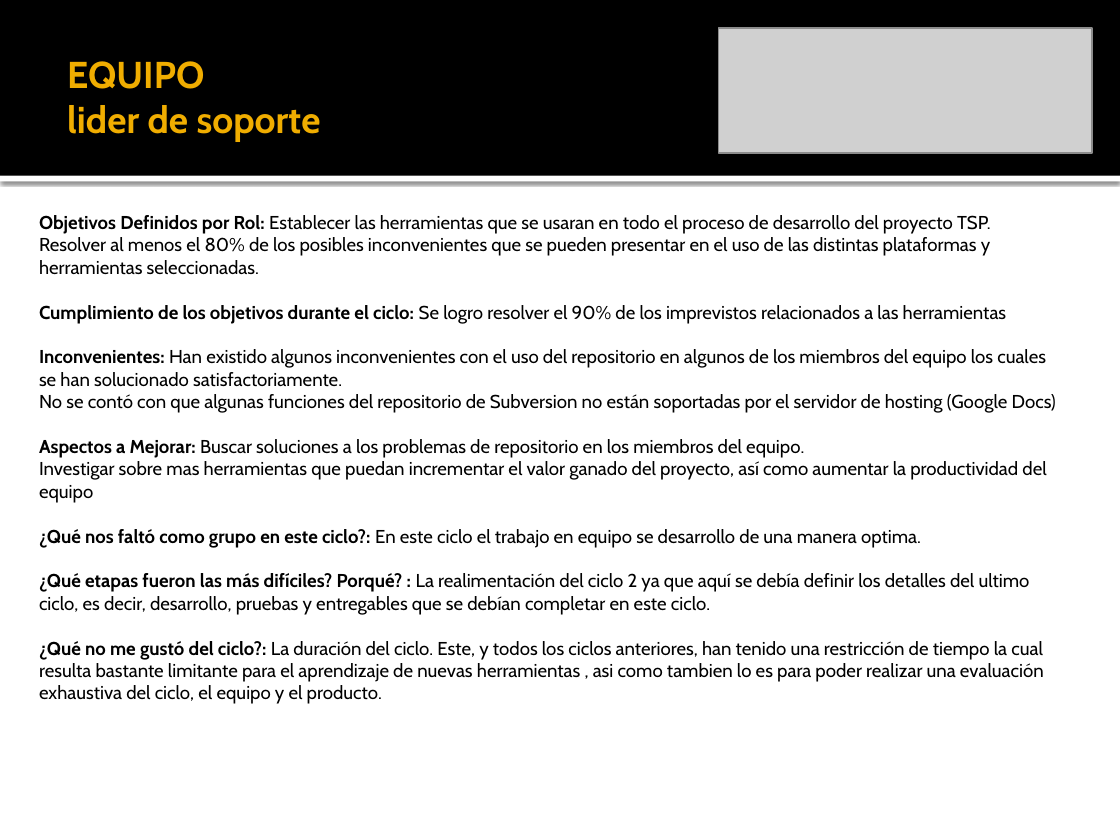
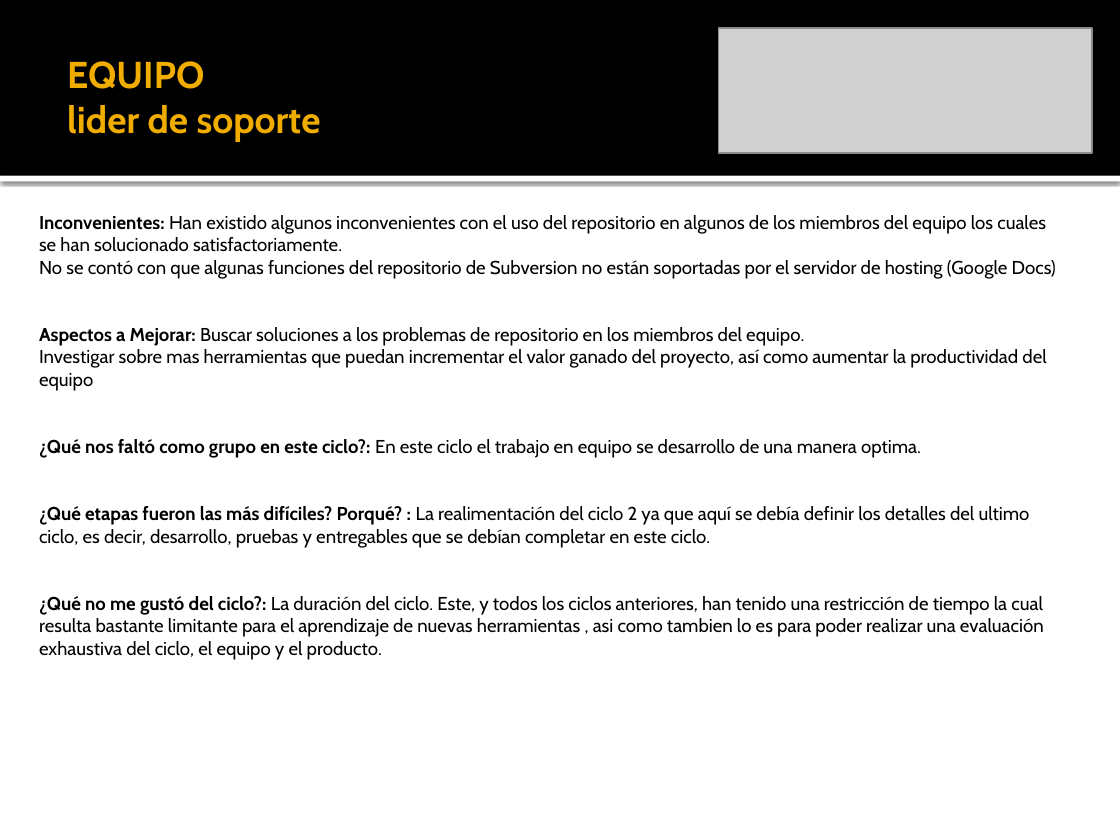
Before and after one commit to leseroth/ingenium-managment, a slide deck: slide 18 of CSOF5101 Ingeniera de Software/TSP/0330PostMortemTSPCiclo3.pptx (slide 15 before the commit). Drawn at 1120x840 pixels with LibreOffice and Linux fonts; fonts in the diff are those of the drawing; grey boxes stand for pictures. Boxes give left, top, right and bottom in pixels: in the first picture for what was removed or moved away, otherwise in the second. Text is boxed around its words. In the diff, an @@ line names an element or a change of style, - is before the commit and + after.

Commit message:
Version Final de la presentacion

```diff
--- a/CSOF5101 Ingeniera de Software/TSP/0330PostMortemTSPCiclo3.pptx
+++ b/CSOF5101 Ingeniera de Software/TSP/0330PostMortemTSPCiclo3.pptx
@@ text at [39, 215, 1007, 324]: paragraphs removed @@
-Objetivos Definidos por Rol: Establecer las herramientas que se usaran en todo el proceso de desarrollo del proyecto TSP.
-Resolver al menos el 80% de los posibles inconvenientes que se pueden presentar en el uso de las distintas plataformas y herramientas seleccionadas.
-Cumplimiento de los objetivos durante el ciclo: Se logro resolver el 90% de los imprevistos relacionados a las herramientas
@@ text at [39, 506, 1044, 660]: text changed @@
-¿Qué etapas fueron las más difíciles? Porqué? : La realimentación del ciclo 2 ya que aquí se debía definir los detalles del ultimo ciclo, es decir, desarrollo, pruebas y entregables que se debían completar en este ciclo.
-¿Qué no me gustó del ciclo?: La duración del ciclo. Este, y todos los ciclos anteriores, han tenido una restricción de tiempo la cual resulta bastante limitante para el aprendizaje de nuevas herramientas , asi como tambien lo es para poder realizar una evaluación exhaustiva del ciclo, el equipo y el producto.
+¿Qué etapas fueron las más difíciles? Porqué? : La realimentación del ciclo 2 ya que aquí se debía definir los detalles del ultimo ciclo, es decir, desarrollo, pruebas y entregables que se debían completar en este ciclo.
+¿Qué no me gustó del ciclo?: La duración del ciclo. Este, y todos los ciclos anteriores, han tenido una restricción de tiempo la cual resulta bastante limitante para el aprendizaje de nuevas herramientas , asi como tambien lo es para poder realizar una evaluación exhaustiva del ciclo, el equipo y el producto.
```
Also in this commit, not shown: 6 other slides changed, 3 slides added.
